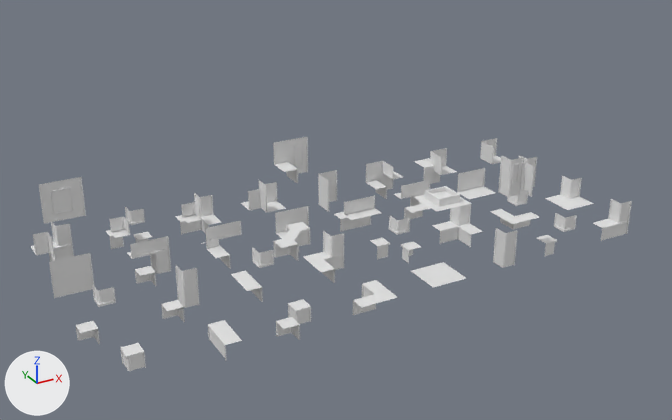
The FBX model Assets/Art/Test/MarchingCubeHouseKit.fbx, before and after one commit.
One viewpoint serves both versions: a 50 mm camera at (-4.12, -16.76, 10.64) aimed at (6.46, 2.46, 1.03). The lights are fixed; the arrows at lower left show +X, +Y and +Z. Where no turn or scale is listed for an object, it has been applied to the vertices.
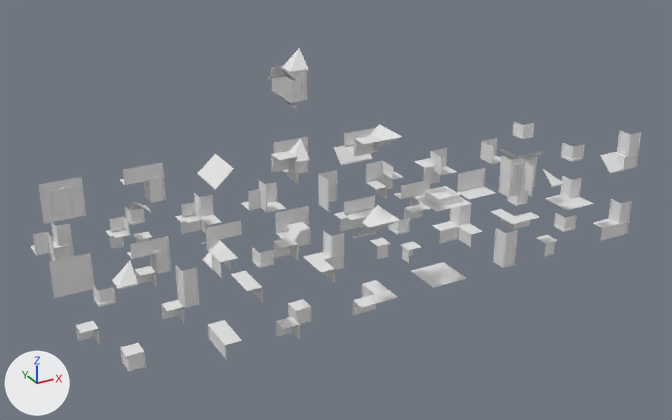
Commit message: add house kit

Location of each change, (x1, y1, x2, y2) in pixels of the pictures (672 x 420 px):
'Cube_53_2', added: after (120, 163, 166, 212)
'Cube_19_2', added: after (600, 131, 641, 174)
'Cube_55_3', added: after (271, 63, 307, 110)
'Cube_7_3', added: after (354, 124, 402, 156)
'Cube_5_3', added: after (271, 139, 310, 175)
'Cube_60_2', added: after (334, 128, 375, 165)
'Cube_3_3', added: after (197, 154, 234, 190)
'Cube_7_2', added: after (353, 205, 400, 239)
'Cube_5_4', added: after (268, 48, 309, 81)
'Cube_3_2', added: after (203, 241, 238, 279)
'Cube_30_2', added: after (496, 122, 545, 162)
'Cube_18_2', added: after (543, 143, 585, 187)
'Cube_1_2', added: after (112, 261, 138, 289)

The change in detail:
Material 'Material.001' (mat_material_001) is new.
Its base color is (0.8, 0.8, 0.8) (white #e7e7e7).
Its roughness is 0.4.
Mesh me_cube_128 is new.
It has 58 vertices, 40 faces and spans x -0.5..0.5, y 0.075..0.5, z -0.5..0.5.
Faces by material slot: [30, 10].
It uses material mat_material (white #e7e7e7).
It uses material mat_material_001 (white #e7e7e7).
Mesh me_cube_113 is new.
It has 18 vertices, 10 faces and spans x 0.075..0.5, y -0.5..0.5, z -0.5..-0.1.
It uses material mat_material (white #e7e7e7).
Mesh me_cube_111 is new.
It has 30 vertices, 22 faces and spans x 0.075..0.5, y -0.5..0.5, z -0.5..-0.1.
It uses material mat_material (white #e7e7e7).
Mesh me_cube_118 is new.
It has 32 vertices, 20 faces and spans x -0.5..0.5, y -0.5..0.5, z -0.5..-0.1.
It uses material mat_material_001 (white #e7e7e7).
Mesh me_cube_116 is new.
It has 54 vertices, 40 faces and spans x -0.5..0.5, y -0.5..0.5, z -0.5..-0.1.
Faces by material slot: [30, 10].
It uses material mat_material (white #e7e7e7).
It uses material mat_material_001 (white #e7e7e7).
Mesh me_cube_135 is new.
It has 68 vertices, 51 faces and spans x -0.5..0.5, y -0.5..0.5, z -0.5..0.5.
Faces by material slot: [41, 10].
It uses material mat_material (white #e7e7e7).
It uses material mat_material_001 (white #e7e7e7).
Mesh me_cube_110 is new.
It has 16 vertices, 10 faces and spans x 0.075..0.5, y 0.075..0.5, z -0.5..-0.1.
It uses material mat_material_001 (white #e7e7e7).
Mesh me_cube_120 is new.
It has 18 vertices, 10 faces and spans x -0.5..0.5, y -0.5..0.5, z -0.5..-0.1.
It uses material mat_material (white #e7e7e7).
Mesh me_cube_139 is new.
It has 48 vertices, 30 faces and spans x -0.5..0.5, y -0.5..0.5, z -0.5..0.5.
It uses material mat_material (white #e7e7e7).
Mesh me_cube_121 is new.
It has 36 vertices, 27 faces and spans x -0.5..0.5, y -0.5..0.5, z -0.5..-0.1.
It uses material mat_material (white #e7e7e7).
Mesh me_cube_126 is new.
It has 56 vertices, 38 faces and spans x -0.5..0.5, y 0.075..0.5, z -0.5..0.5.
It uses material mat_material (white #e7e7e7).
Mesh me_cube_133 is new.
It has 58 vertices, 48 faces and spans x -0.5..0.5, y -0.5..0.125, z -0.5..0.5.
It uses material mat_material (white #e7e7e7).
Mesh me_cube_130 is new.
It has 60 vertices, 41 faces and spans x -0.5..0.5, y -0.5..0.5, z -0.5..0.5.
It uses material mat_material (white #e7e7e7).
Object 'Cube_18_2' (ob_cube_18_2) is new; it shows me_cube_128.
Its location is (12.0, 0.0, 2.0).
Object 'Cube_3_3' (ob_cube_3_3) is new; it shows me_cube_113.
Its location is (2.0, 0.0, 4.0).
Object 'Cube_3_2' (ob_cube_3_2) is new; it shows me_cube_111.
Its location is (2.0, 0.0, 2.0).
Object 'Cube_5_4' (ob_cube_5_4) is new; it shows me_cube_118.
Its location is (4.0, 0.0, 6.0).
Object 'Cube_5_3' (ob_cube_5_3) is new; it shows me_cube_116.
Its location is (4.0, 0.0, 4.0).
Object 'Cube_53_2' (ob_cube_53_2) is new; it shows me_cube_135.
Its location is (2.0, 4.0, 2.0).
Object 'Cube_1_2' (ob_cube_1_2) is new; it shows me_cube_110.
Its location is (0.0, 0.0, 2.0).
Object 'Cube_7_2' (ob_cube_7_2) is new; it shows me_cube_120.
Its location is (6.0, 0.0, 2.0).
Object 'Cube_60_2' (ob_cube_60_2) is new; it shows me_cube_139.
Its location is (8.0, 4.0, 2.0).
Object 'Cube_7_3' (ob_cube_7_3) is new; it shows me_cube_121.
Its location is (6.0, 0.0, 4.0).
Object 'Cube_19_2' (ob_cube_19_2) is new; it shows me_cube_126.
Its location is (14.0, 0.0, 2.0).
Object 'Cube_55_3' (ob_cube_55_3) is new; it shows me_cube_133.
Its location is (6.0, 4.0, 4.0).
Object 'Cube_30_2' (ob_cube_30_2) is new; it shows me_cube_130.
Its location is (12.0, 2.0, 2.0).
